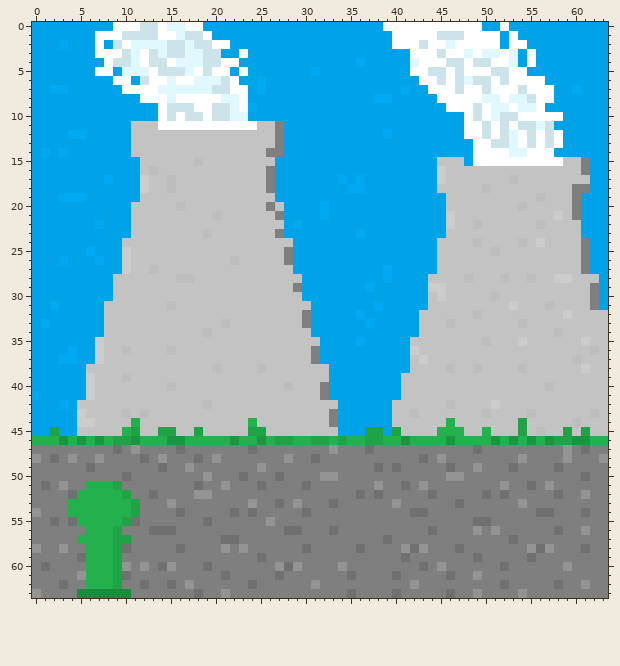
Pixel-art sprite -- assets/factory-green.png. That is the earlier state.
The file is 64x64 pixels.
After:
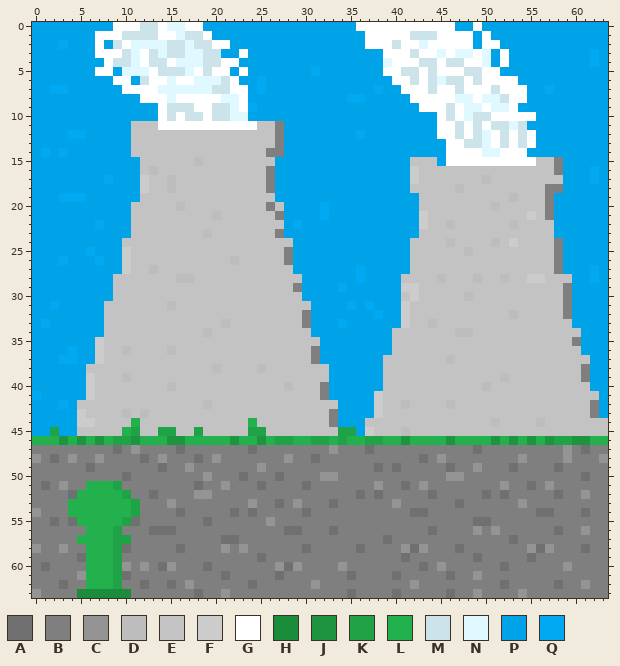
Palette (. is transparent): A #707070  B #7f7f7f  C #949494  D #bdbdbd  E #c3c3c3  F #cccccc  G #ffffff  H #1b8c3c  J #1c9440  K #1fa346  L #22b14c  M #cde3ea  N #e0f8ff  P #00a2e8  Q #00a9f2
Diff:
y 0: x 36..38 PPP -> GGG; x 47..48 GG -> PP; x 52 G -> P
y 1: x 37..39 PPP -> GGG; x 42..47 GGGMMM -> MMMGGG; x 49 G -> P; x 51 G -> P; x 53 G -> P
y 2: x 37..40 PPPG -> GGGM; x 43 M -> N; x 46 N -> G; x 49 G -> P; x 53..54 GG -> PP
y 3: x 39..42 PPPG -> GGGM; x 45 M -> N; x 47 G -> N; x 51 N -> P; x 53 N -> P; x 55 G -> P; x 62 P -> Q
y 4: x 36 Q -> P; x 39..44 PPPNGG -> NGGGMM; x 49..51 MMG -> GNP; x 53 N -> P; x 55 G -> P; x 62 P -> Q
y 5: x 39..42 PPPG -> GGMM; x 45 M -> G; x 47..49 MGG -> GMM; x 51..54 MMGG -> GPPP
y 6: x 40..42 PPP -> GGM; x 44..46 GMG -> MNM; x 48 N -> G; x 50 M -> G; x 52 M -> G; x 54..56 GGG -> PPP
y 7: x 38 P -> Q; x 41..44 QPPG -> GGGM; x 50..51 MG -> GM; x 54..57 MGGG -> GPPQ; x 60 Q -> P
y 8: x 35..36 PP -> QQ; x 38..39 QQ -> PP; x 42..44 PPP -> GGG; x 47..48 GG -> NN; x 52..57 GNNMGG -> MGGPPP
y 9: x 43..46 PPPG -> GGGM; x 48..49 GM -> NN; x 54..56 NNG -> PPP
y 10: x 45..48 PPPG -> GMGN; x 50..53 GNMM -> MGGG; x 56..58 GGG -> PPP
y 11: x 45..47 PPP -> GGM; x 49..51 GMG -> MGM; x 53 G -> N; x 55..57 MNM -> PPP
y 12: x 36 P -> Q; x 39 Q -> P; x 45..47 PPP -> GGM; x 49..50 GM -> MN; x 53..58 NGMGMG -> GMGPPP
y 13: x 46..51 PPPGGM -> GGMMNG; x 53..58 NGMGMG -> GMGPPP
y 14: x 46..48 PPP -> GGG; x 50..51 GG -> NN; x 53..57 NNGGG -> GGPPP
y 15: x 42..48 PPPEEEP -> EEEPGGG; x 56..61 GGGEEB -> EEBPPP
y 16: x 42..45 PPPF -> FEEE; x 58..62 EEEBP -> BPPPQ
y 17: x 34 Q -> P; x 36 Q -> P; x 42..45 PPPF -> FEEE; x 50 E -> D; x 53 D -> E; x 59..62 EEEP -> PPPQ
y 18: x 35..36 QQ -> PP; x 42..44 PPP -> EEE; x 47 E -> D; x 50 D -> E; x 57..61 EEEBB -> BBPPP
y 19: x 43..45 PPP -> EEE; x 53 E -> D; x 56..60 DEEEB -> EBPPP
y 20: x 43..45 PPP -> EEE; x 51 E -> D; x 54 D -> E; x 57..60 EEEB -> BPPP
y 21: x 43..46 PPPF -> FEEE; x 55 E -> F; x 57..60 EFEB -> BPPP
y 22: x 43..46 PPPF -> FEED; x 49 D -> E; x 53 E -> D; x 56 D -> E; x 58..60 EEE -> PPP
y 23: x 36 Q -> P; x 43..45 PPP -> EEE; x 58..60 EEE -> PPP
y 24: x 42..44 PPP -> EEE; x 46 E -> D; x 49 D -> E; x 51 E -> D; x 53..54 ED -> FE; x 56 F -> E; x 58..61 EEEB -> BPPP
y 25: x 42..44 PPP -> EEE; x 48 E -> D; x 51 D -> E; x 58..61 EEEB -> BPPP
y 26: x 42..44 PPP -> EEE; x 58..61 EEEB -> BPPP
y 27: x 36 P -> Q; x 39 Q -> P; x 42..44 PPP -> EEE; x 58..62 EEEBP -> BPPPQ
y 28: x 36 P -> Q; x 39 Q -> P; x 41..43 PPP -> EEE; x 45 E -> D; x 48..49 DE -> ED; x 55..56 DE -> FF; x 58..62 FFEEE -> EEPPQ
y 29: x 34 P -> Q; x 37 Q -> P; x 41..45 PPPFF -> FFEEE; x 59..62 EEEB -> BPPP
y 30: x 41..43 PPP -> EFE; x 45 F -> E; x 48 E -> D; x 51 D -> E; x 59..62 EEEB -> BPPP
y 31: x 35 P -> Q; x 37..38 PQ -> QP; x 41..43 PPP -> FEE; x 53 F -> E; x 57 D -> E; x 59..62 EEEB -> BPPP
y 32: x 36 Q -> P; x 38 P -> Q; x 41..42 PP -> FE; x 49 D -> E; x 53 E -> D; x 59..63 FEEEE -> BPPPP
y 33: x 34 P -> Q; x 37 Q -> P; x 41..42 PP -> FE; x 44 E -> D; x 46 D -> E; x 54 D -> E; x 60..63 EEEE -> PPPP
y 34: x 40..42 PPP -> EEE; x 47..48 EE -> DD; x 58 D -> E; x 61..63 EEE -> PPP
y 35: x 36 Q -> P; x 40..41 PP -> EE; x 50 D -> E; x 54 F -> E; x 60..63 EFEE -> BPPP
y 36: x 40..42 PPF -> EEE; x 61..63 EDE -> PPP
y 37: x 39..41 PPP -> EEE; x 43 F -> E; x 46 E -> D; x 60 D -> E; x 62..63 EE -> PP
y 38: x 39..41 PPP -> EEE; x 46 D -> E; x 49 D -> E; x 54 D -> E; x 61..63 FEE -> BPP
y 39: x 39..40 PP -> EE; x 52 E -> D; x 61..63 EEE -> BPP
y 40: x 39..40 PP -> EE; x 50 E -> D; x 57 D -> E; x 62..63 EE -> PP
y 41: x 38..40 PPP -> FEE; x 63 E -> P
y 42: x 38..39 PP -> FE; x 41 E -> D; x 51 F -> E; x 62..63 EE -> BP
y 43: x 38..39 PP -> FE; x 42 D -> E; x 50 D -> E; x 55 D -> E; x 62..63 DE -> BP
y 44: x 37..39 PPP -> EEE; x 46 L -> E; x 51 E -> D; x 54 K -> E; x 56 E -> D; x 60 D -> E
y 45: x 34..35 PP -> KK; x 37..41 KKPKE -> FEEED; x 45..47 LLL -> EEE; x 50 L -> E; x 54 K -> E; x 56 D -> E; x 59 K -> E; x 61 K -> E
Where, in picture pixels (left, top, right, bottom), the same in both pictures:
changed: (338, 22, 608, 436)
